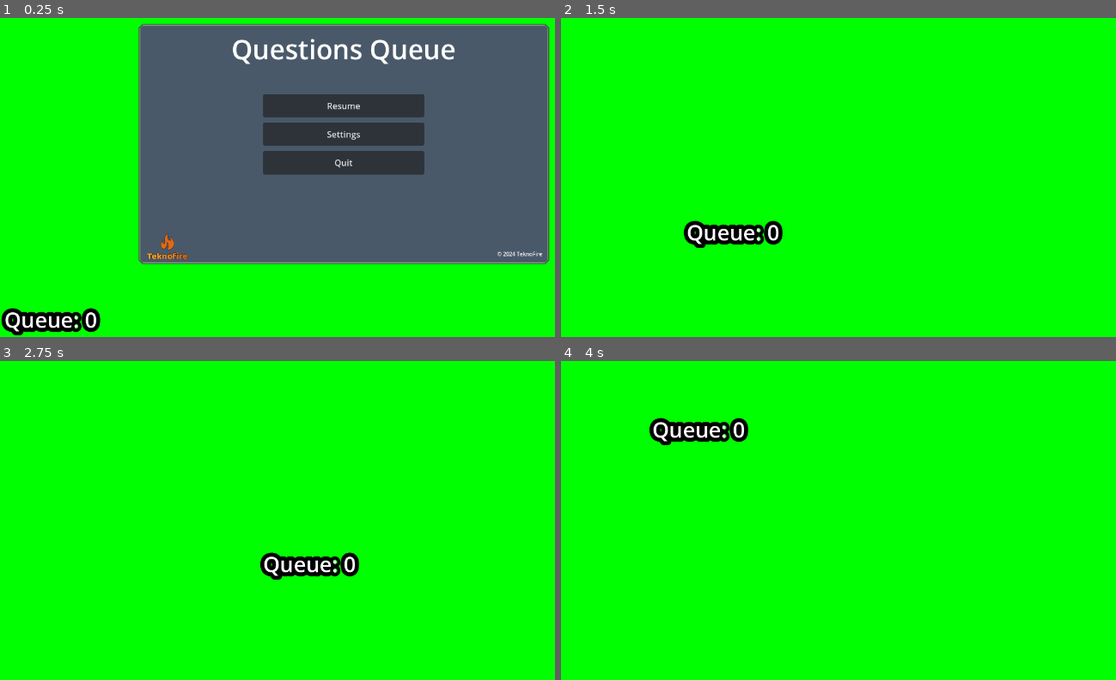
Above: before the commit, frames 1-4 (two rows, left to right).
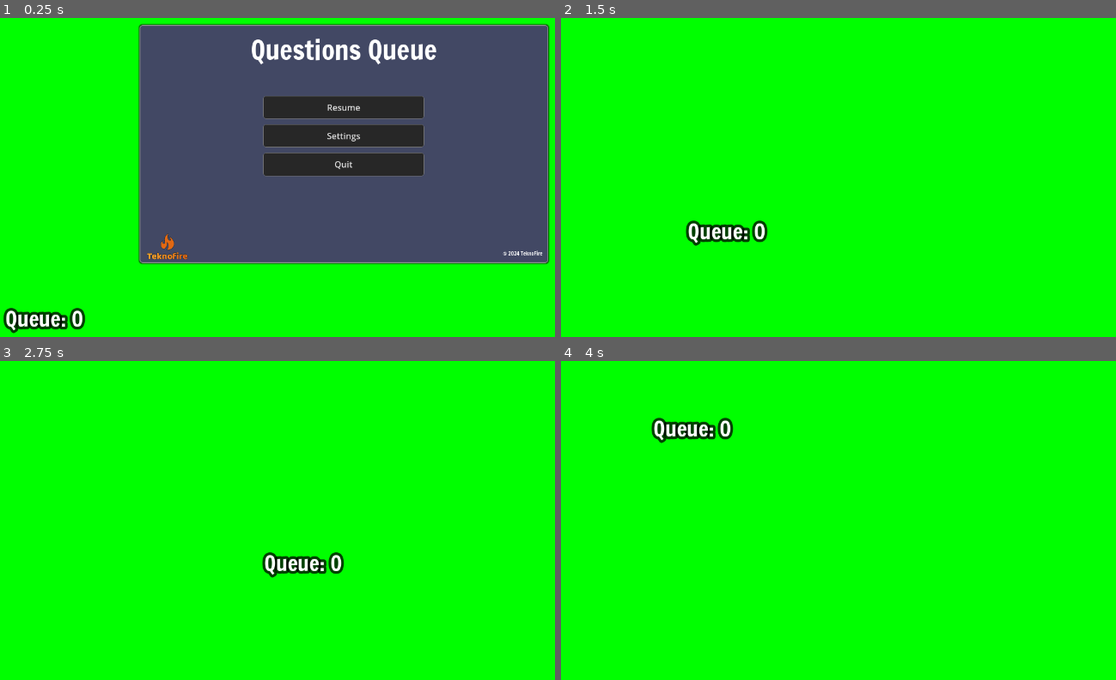
Above: after the commit, the same moments.

Repository: teknofire/stream-questions
Game: Godot game, scene res://scenes/overlay.tscn
The game is run twice, just before and just after one commit, with the same random seed, the same clock (stepped at 60 frames per second) and the same inputs.
Inputs (mouse positions are in pixels of both pictures, inside the frame that each line leads up to):
- Up to frame 1 (0.25 s): no input
- Up to frame 2 (1.5 s): click "Resume" at 0.5 s; tap Enter at 1.25 s; drag from (610, 321) to (971, 59) at 1.27 s
- Up to frame 3 (2.75 s): tap Space at 2 s; drag from (410, 402) to (310, 565) at 2.02 s
- Up to frame 4 (4 s): tap Enter at 2.75 s; move the mouse to (971, 402) at 2.77 s; press the mouse at (971, 402) at 2.78 s; hold Up 2.78-3.5 s; release the mouse at (971, 402) at 3.5 s; tap Space at 3.5 s; drag from (871, 565) to (699, 427) at 3.52 s

The runs differ from the first frame. In frame 1, 4.7% of the frame differs, in the area x 0-100%, y 1-100%; in frame 2, 1.1%; in frame 3, 1.1%; in frame 4, 1.1%.

Commit message:
Make sure we lowercase the incoming websocket command id Update to new font Clean up the UI interface a bit with new color and button sizes
Signed-off-by: TeknoFire <will@teknofire.net>

Diff:
--- a/scenes/overlay.tscn
+++ b/scenes/overlay.tscn
@@ -60,12 +60,12 @@
 anchors_preset = 2
 anchor_top = 1.0
 anchor_bottom = 1.0
-offset_top = -65.0
+offset_top = -68.0
 offset_right = 184.0
 grow_vertical = 0
 pivot_offset = Vector2(0, 32)
 mouse_default_cursor_shape = 13
-theme_override_constants/margin_left = 8
+theme_override_constants/margin_left = 10
 theme_override_constants/margin_top = 5
 theme_override_constants/margin_right = 5
 theme_override_constants/margin_bottom = 5
@@ -251,12 +251,17 @@
 editable = false
 script = ExtResource("7_ow44g")
 
-[node name="Cache" type="CenterContainer" parent="MainMenu/Settings/VBoxContainer/TabContainer"]
+[node name="Cache" type="MarginContainer" parent="MainMenu/Settings/VBoxContainer/TabContainer"]
 visible = false
 layout_mode = 2
+theme_override_constants/margin_left = 150
+theme_override_constants/margin_top = 50
+theme_override_constants/margin_right = 150
+theme_override_constants/margin_bottom = 50
 
 [node name="ClearCache" type="Button" parent="MainMenu/Settings/VBoxContainer/TabContainer/Cache"]
 layout_mode = 2
+theme_override_constants/outline_size = 0
 text = "Clear Audio Cache"
 
 [node name="HBoxContainer" type="HBoxContainer" parent="MainMenu/Settings/VBoxContainer"]
@@ -305,10 +310,10 @@
 anchor_top = 0.5
 anchor_right = 0.5
 anchor_bottom = 0.5
-offset_left = -319.0
-offset_top = 435.0
-offset_right = 451.0
-offset_bottom = 538.0
+offset_left = -272.0
+offset_top = 402.0
+offset_right = 298.0
+offset_bottom = 461.0
 grow_horizontal = 2
 grow_vertical = 2
 mouse_filter = 1
@@ -326,7 +331,7 @@
 mouse_filter = 1
 mouse_default_cursor_shape = 6
 theme_override_constants/outline_size = 0
-theme_override_font_sizes/font_size = 20
+theme_override_font_sizes/font_size = 18
 autowrap_mode = 3
 text_overrun_behavior = 3
 visible_characters = 0
@@ -334,7 +339,7 @@
 
 [node name="OffscreenTarget" type="Marker2D" parent="."]
 unique_name_in_owner = true
-position = Vector2(321, 795)
+position = Vector2(344, 790)
 
 [node name="WebsocketServer" type="Node" parent="."]
 script = ExtResource("10_vnfb5")
--- a/scripts/WebsocketServer.gd
+++ b/scripts/WebsocketServer.gd
@@ -26,7 +26,7 @@
 func _handle_button_press(id, event):
 	if event == "keyUp":
 		print("Recieved %s with %s" % [event, id])
-		match id:
+		match id.to_lower():
 			"next":
 				next.emit()
 			"replay":
--- a/themes/panel_stylebox.tres
+++ b/themes/panel_stylebox.tres
@@ -1,7 +1,7 @@
 [gd_resource type="StyleBoxFlat" format=3 uid="uid://ix27fttyj0a"]
 
 [resource]
-bg_color = Color(0.290196, 0.34902, 0.411765, 1)
+bg_color = Color(0.258824, 0.282353, 0.392157, 1)
 border_width_left = 2
 border_width_top = 2
 border_width_right = 2
@@ -12,10 +12,10 @@
 corner_radius_top_right = 5
 corner_radius_bottom_right = 5
 corner_radius_bottom_left = 5
-corner_detail = 1
+corner_detail = 6
 expand_margin_left = 10.0
 expand_margin_top = 10.0
 expand_margin_right = 10.0
 expand_margin_bottom = 10.0
-shadow_color = Color(0.239216, 0.239216, 0.239216, 1)
+shadow_color = Color(0, 0, 0, 0.713726)
 shadow_size = 3
--- a/themes/theme.tres
+++ b/themes/theme.tres
@@ -1,12 +1,38 @@
-[gd_resource type="Theme" load_steps=3 format=3 uid="uid://ctwjcw8ju5qb"]
+[gd_resource type="Theme" load_steps=5 format=3 uid="uid://ctwjcw8ju5qb"]
 
+[ext_resource type="FontFile" uid="uid://o5rp0fo4qew0" path="res://themes/FrancoisOne-Regular.ttf" id="1_m3btr"]
 [ext_resource type="StyleBox" uid="uid://ix27fttyj0a" path="res://themes/panel_stylebox.tres" id="1_qsx3m"]
 
-[sub_resource type="SystemFont" id="SystemFont_k3l0e"]
+[sub_resource type="StyleBoxFlat" id="StyleBoxFlat_li1xu"]
+bg_color = Color(0, 0, 0, 1)
+border_width_left = 1
+border_width_top = 1
+border_width_right = 1
+border_width_bottom = 1
+border_color = Color(0.733333, 0.733333, 0.733333, 1)
+corner_radius_top_left = 5
+corner_radius_top_right = 5
+corner_radius_bottom_right = 5
+corner_radius_bottom_left = 5
+
+[sub_resource type="StyleBoxFlat" id="StyleBoxFlat_re700"]
+bg_color = Color(0.152941, 0.152941, 0.152941, 1)
+border_width_left = 1
+border_width_top = 1
+border_width_right = 1
+border_width_bottom = 1
+border_color = Color(0.454902, 0.454902, 0.454902, 1)
+border_blend = true
+corner_radius_top_left = 5
+corner_radius_top_right = 5
+corner_radius_bottom_right = 5
+corner_radius_bottom_left = 5
 
 [resource]
+Button/styles/hover = SubResource("StyleBoxFlat_li1xu")
+Button/styles/normal = SubResource("StyleBoxFlat_re700")
 Label/colors/font_color = Color(1, 1, 1, 1)
-Label/colors/font_outline_color = Color(0, 0, 0, 1)
-Label/constants/outline_size = 30
-Label/fonts/font = SubResource("SystemFont_k3l0e")
+Label/colors/font_outline_color = Color(0, 0, 0, 0.74902)
+Label/constants/outline_size = 20
+Label/fonts/font = ExtResource("1_m3btr")
 Panel/styles/panel = ExtResource("1_qsx3m")
Binary file added: themes/FrancoisOne-Regular.ttf
Not shown, added: themes/FrancoisOne-Regular.ttf.import
Not shown, added: themes/OFL.txt
Binary file added: themes/ProtestRiot-Regular.ttf
Not shown, added: themes/ProtestRiot-Regular.ttf.import
Not shown, added: Makefile
Not shown, added: VERSION
